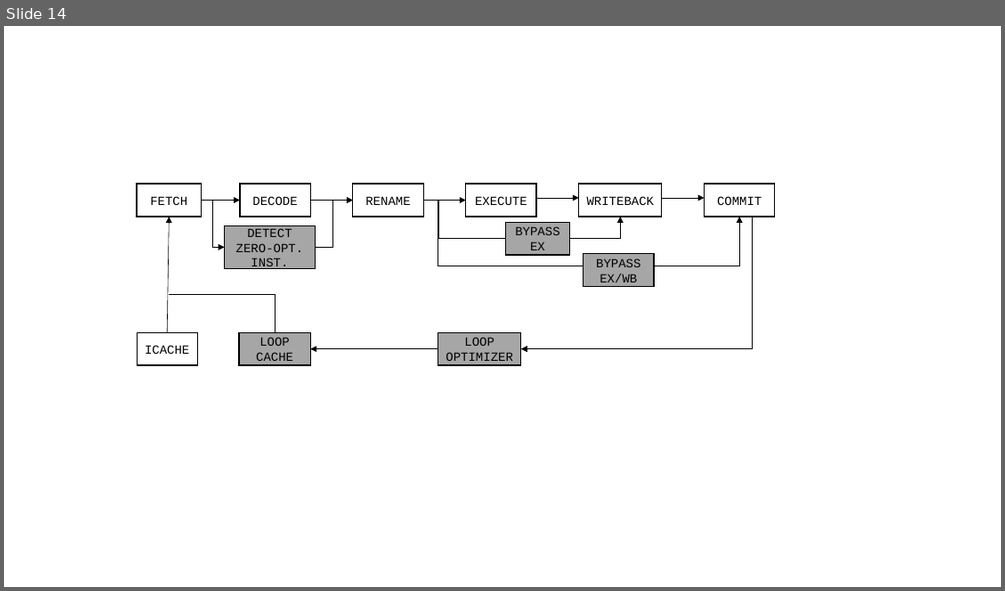
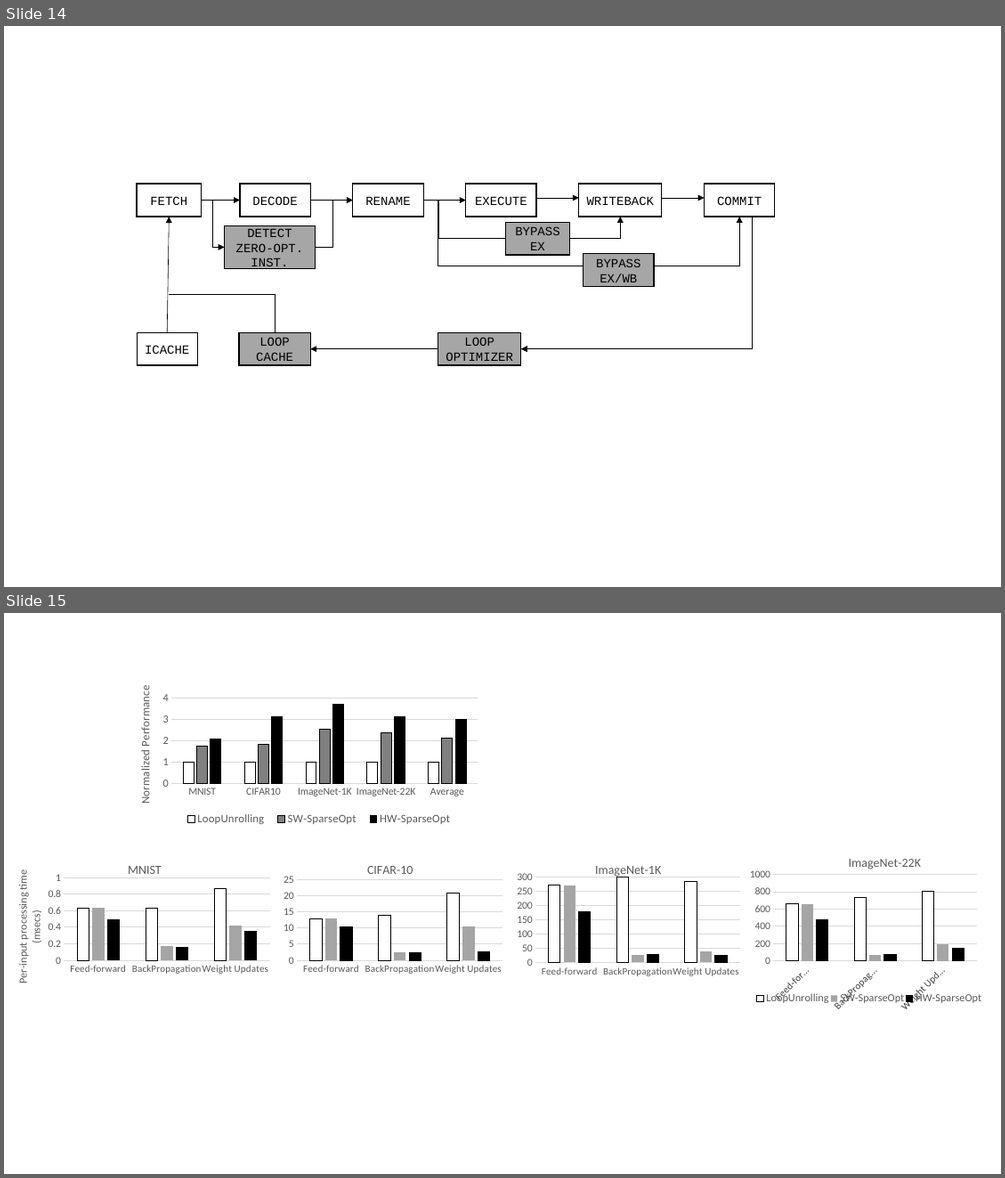
Before and after one commit to hoangt/sc-dnn, a slide deck: isca2016/Figures/Figures.pptx. Shown one above the other, each under a label of ours: slide 14 before the commit, slides 14 and 15 after it. The pictures are 1005x591 and 1005x1178 pixels, drawn with LibreOffice and Linux fonts; fonts in the diff are those of the drawing. Boxes give left, top, right and bottom in pixels: in the first picture for what was removed or moved away, otherwise in the second. Text is boxed around its words. In the diff, an @@ line names an element or a change of style, - is before the commit and + after.

```diff
--- a/isca2016/Figures/Figures.pptx
+++ b/isca2016/Figures/Figures.pptx
@@ slide 15 added at (x1=4, y1=613, x2=1001, y2=1174), background #FFFFFF @@
@@ column chart added at (x1=132, y1=679, x2=487, y2=835) @@
+categories: MNIST, CIFAR10, ImageNet-1K, ImageNet-22K, Average
+LoopUnrolling: 1, 1, 1, 1, 1
+SW-SparseOpt: 1.7, 1.8, 2.6, 2.4, 2.1
+HW-SparseOpt: 2.1, 3.1, 3.7, 3.1, 3
@@ column chart added at (x1=8, y1=852, x2=281, y2=1004) @@
+title "MNIST "
+categories: Feed-forward, BackPropagation, Weight Updates
+Series 1: 0.63, 0.63, 0.87
+Series 2: 0.63, 0.17, 0.42
+Series 3: 0.5, 0.16, 0.36
@@ column chart added at (x1=268, y1=852, x2=512, y2=1004) @@
+title "CIFAR-10 "
+categories: Feed-forward, BackPropagation, Weight Updates
+Series 1: 12.9, 13.8, 20.8
+Series 2: 12.9, 2.5, 10.4
+Series 3: 10.3, 2.2, 2.7
@@ column chart added at (x1=507, y1=852, x2=750, y2=1004) @@
+title "ImageNet-1K "
+categories: Feed-forward, BackPropagation, Weight Updates
+Series 1: 271, 300, 285
+Series 2: 271, 26, 38
+Series 3: 180, 27, 23
@@ column chart added at (x1=744, y1=852, x2=985, y2=1012) @@
+title "ImageNet-22K "
+categories: Feed-forward, BackPropagation, Weight Updates
+LoopUnrolling: 660, 730, 800
+SW-SparseOpt: 660, 70, 190
+HW-SparseOpt: 480, 70, 150
```
Also in this commit, not shown: 4 other files.
